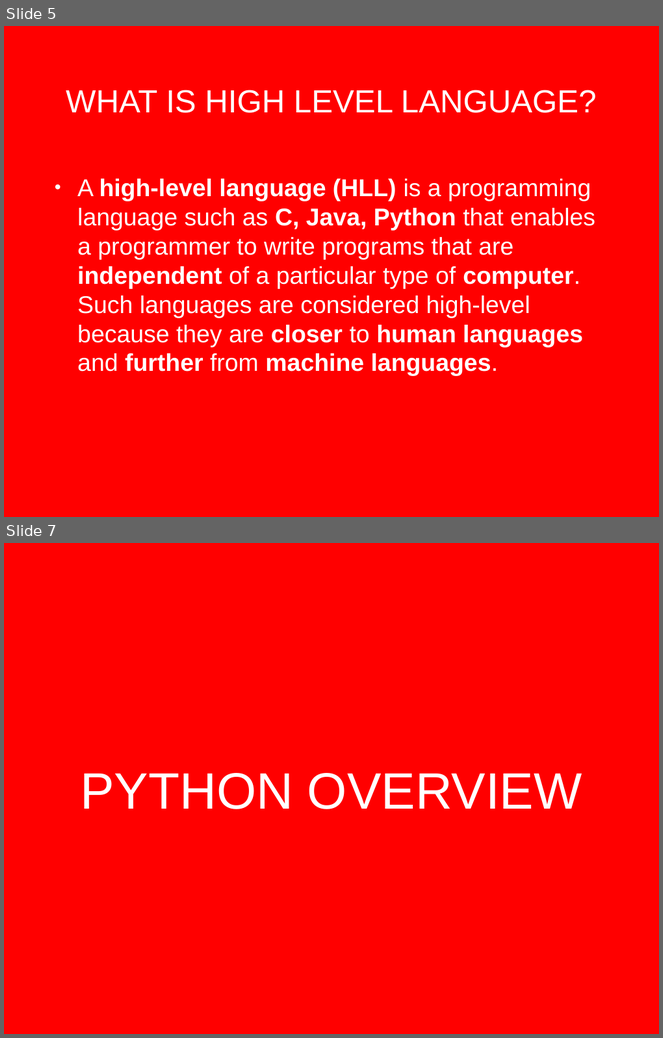
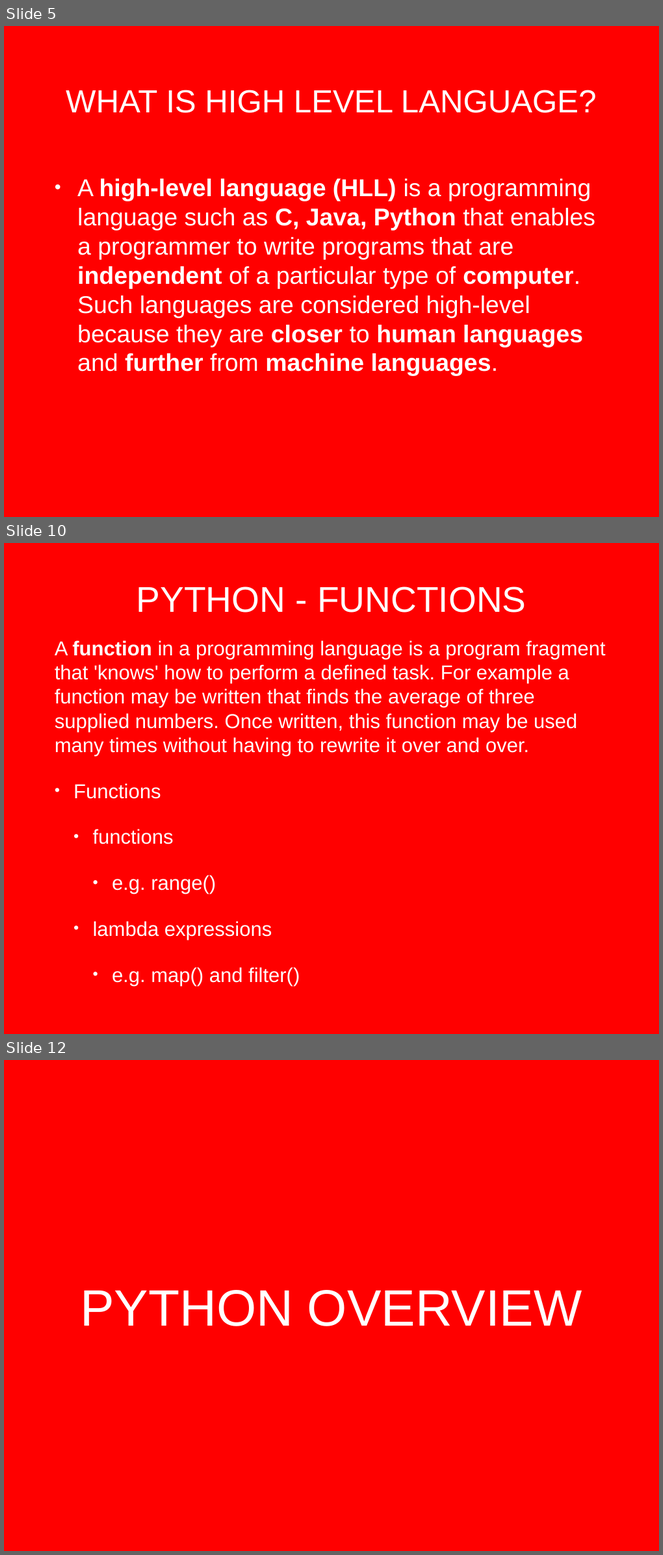
Before and after one commit to bhavanij2/python-crash-course, a slide deck: Coding_Concepts.pptx. Shown one above the other, each under a label of ours: slides 5 and 7 before the commit, slides 5, 10 and 12 after it; the slides between them are not shown. The pictures are 663x1038 and 663x1555 pixels, drawn with LibreOffice and Linux fonts; fonts in the diff are those of the drawing; background and template pictures are left out. Boxes give left, top, right and bottom in pixels: in the first picture for what was removed or moved away, otherwise in the second. Text is boxed around its words. In the diff, an @@ line names an element or a change of style, - is before the commit and + after.

Commit message:
Updated presentation and Coding examples

```diff
--- a/Coding_Concepts.pptx
+++ b/Coding_Concepts.pptx
@@ slide 10 added at [4,543,659,1034], background picture (left out) @@
@@ title added at [137,587,526,613], 56 pt, text #FFFFFF @@
+PYTHON - FUNCTIONS
@@ text added at [55,641,605,986], 31.5 pt, text #FFFFFF @@
+  A function in a programming language is a program fragment that 'knows' how to perform a defined task. For example a function may be written that finds the average of three supplied numbers. Once written, this function may be used many times without having to rewrite it over and over.
+• Functions
+  • functions
+    • e.g. range()
+  • lambda expressions
+    • e.g. map() and filter()
@@ what was slide 7 is now slide 12 @@
```
Also in this commit, not shown: 1 slide changed, 4 other slides added, 2 other files.
